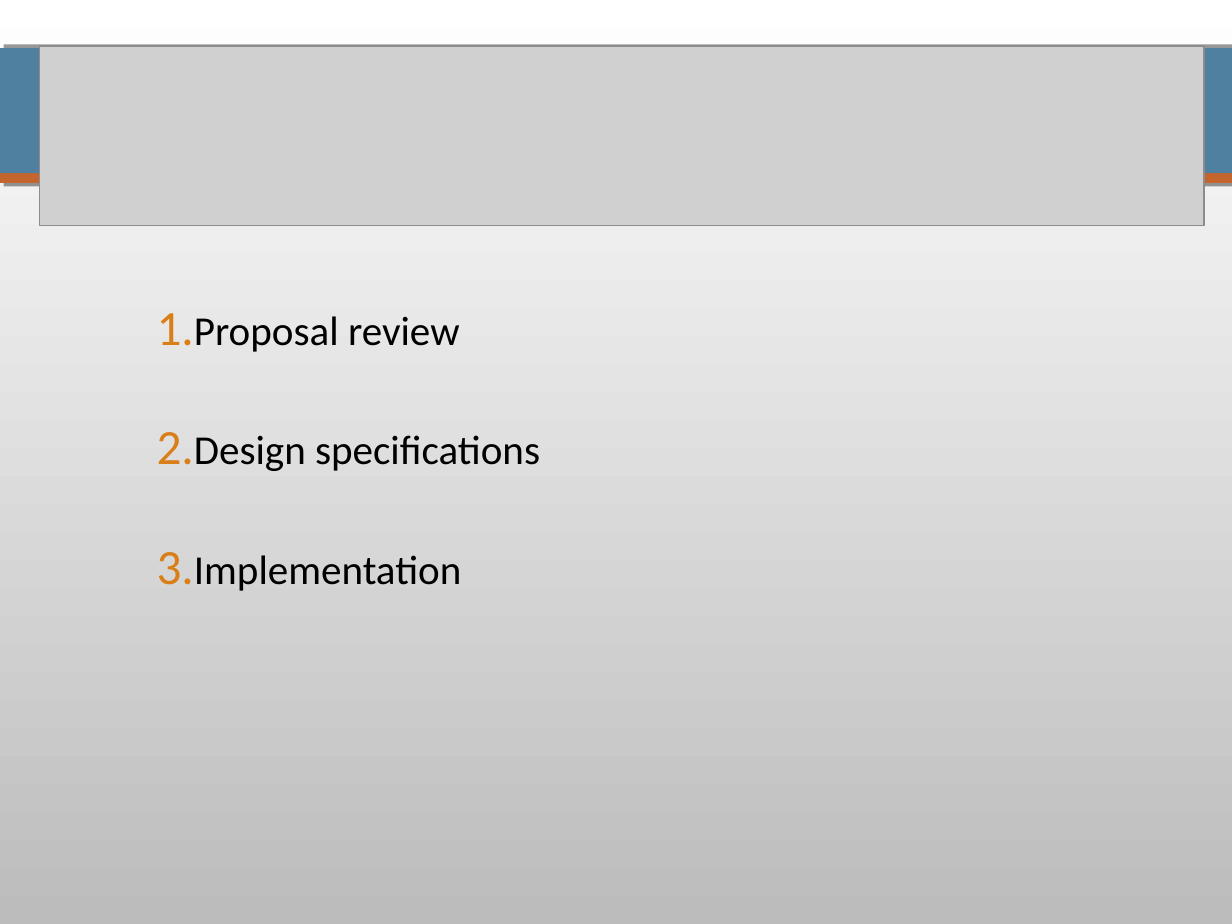
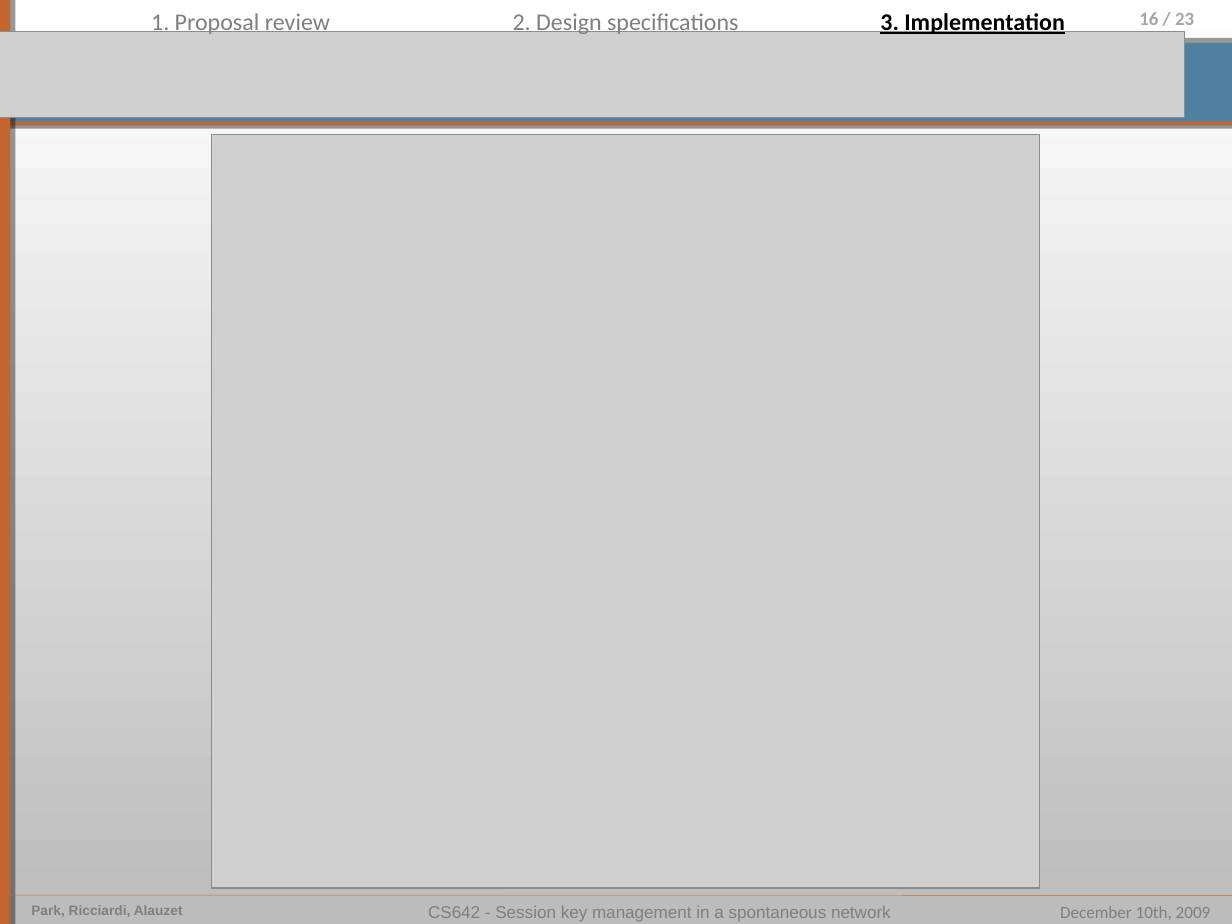
Before and after one commit to pierrealauzet/skemasnet, a slide deck: slide 16 of 4_implementation/CS642_Skemasnet_implementation.ppt (slide 2 before the commit). Drawn at 1232x924 pixels with LibreOffice and Linux fonts; fonts in the diff are those of the drawing; grey boxes stand for pictures. Boxes give left, top, right and bottom in pixels: in the first picture for what was removed or moved away, otherwise in the second. Text is boxed around its words. In the diff, an @@ line names an element or a change of style, - is before the commit and + after.

```diff
--- a/4_implementation/CS642_Skemasnet_implementation.ppt
+++ b/4_implementation/CS642_Skemasnet_implementation.ppt
@@ rectangle added at <box>0,0,10,924</box>, fill #C4652D @@
@@ rectangle added at <box>0,0,10,924</box>, fill #C4652D @@
@@ text added at <box>151,13,330,36</box>, 14 pt, text #7F7F7F @@
+1. Proposal review
@@ text added at <box>513,13,738,36</box>, 14 pt, text #7F7F7F @@
+2. Design specifications
@@ text added at <box>880,13,1065,36</box>, 14 pt, text #000000, bold, underline @@
+3. Implementation
@@ page number added at <box>1139,12,1194,25</box>, 11 pt, text #A6A6A6, bold @@
+16 / 23
@@ picture: place and size @@
-picture at <box>39,46,1204,225</box>
+picture at <box>0,31,1185,117</box>
@@ rectangle: place and size @@
-rectangle at <box>0,48,1232,174</box>
+rectangle at <box>0,43,1232,126</box>
@@ rectangle at <box>0,43,1232,126</box>: shadow changed @@
@@ rectangle: place and size @@
-rectangle at <box>0,174,1232,184</box>
+rectangle at <box>0,122,1232,126</box>
@@ picture added at <box>212,134,1040,887</box> @@
@@ text removed at <box>194,316,540,591</box> @@
-1. Proposal review
-2. Design specifications
-3. Implementation
@@ line added from (10, 896) to (1232, 896), #C4652D 0.26 pt @@
@@ text added at <box>31,905,183,917</box>, 8 pt, text #7F7F7F, bold @@
+Park, Ricciardi, Alauzet
@@ text added at <box>428,906,891,921</box>, 10 pt, text #7F7F7F @@
+CS642 - Session key management in a spontaneous network
@@ text added at <box>1060,906,1211,920</box>, 10 pt, text #7F7F7F @@
+December 10th, 2009
```
Also in this commit, not shown: 4 other slides changed, 8 slides added, 7 slides removed, 1 other file.
